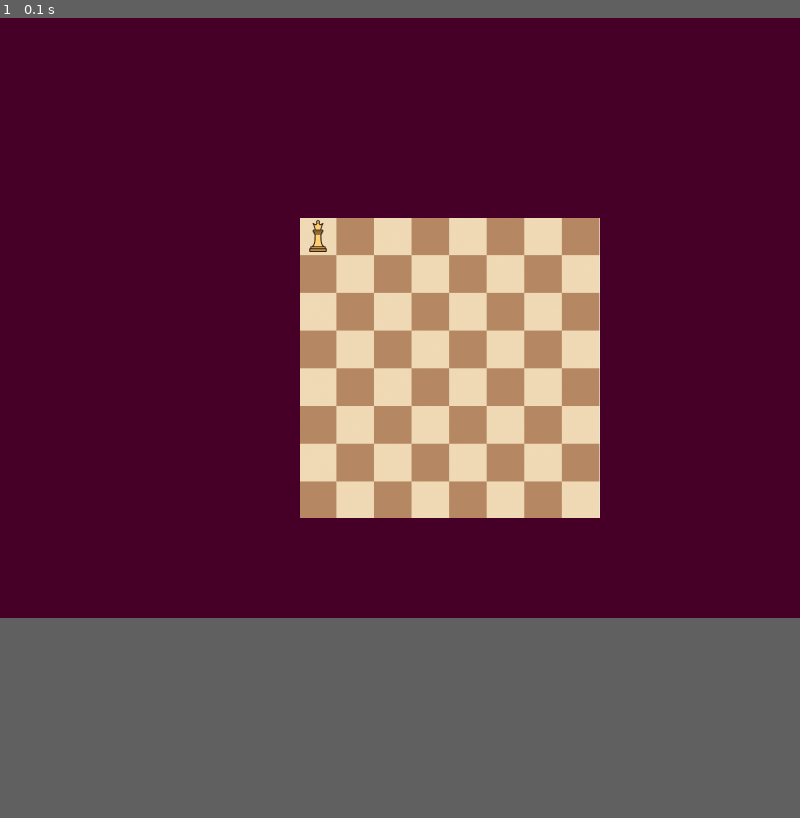
Above: before the commit, frame 1.
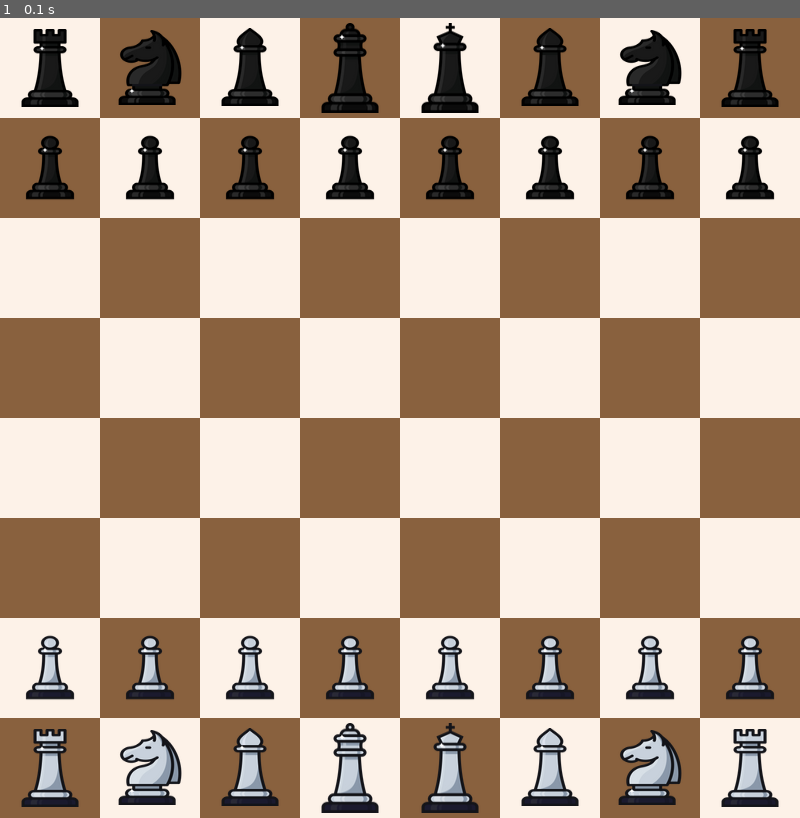
Above: after the commit, the same moment.

Repository: sankalp-sangle/Pygame-Chess
Game: pygame game, started from src/game.py
Same seed, same stepped clock (60 frames per second), same inputs: the game is played once before the commit and once after it.
Inputs:
- Up to frame 1 (0.1 s): no input
The window is 800x600 before the commit and 800x800 after it. Grey fills any space a smaller window leaves; there, only what the larger window draws over its background counts as a difference.

The runs differ from the first frame. In frame 1, 90% of the frame differs, in the area x 0-100%, y 0-100%.

Commit message:
Chess pieces in place. Next step, add movement logic

Diff:
--- /dev/null
+++ b/src/Bishop.py
@@ -0,0 +1,9 @@
+class Bishop:
+    def __init__(self, x = None, y = None, path = None, square = None):
+        self.x = x
+        self.y = y
+        self.image_path = path
+        self.image = None
+        self.square = square
+        self.height = 80
+        self.width = 96
--- /dev/null
+++ b/src/King.py
@@ -0,0 +1,9 @@
+class King:
+    def __init__(self, x = None, y = None, path = None, square = None):
+        self.x = x
+        self.y = y
+        self.image_path = path
+        self.image = None
+        self.square = square
+        self.height = 90
+        self.width = 96
--- /dev/null
+++ b/src/Knight.py
@@ -0,0 +1,9 @@
+class Knight:
+    def __init__(self, x = None, y = None, path = None, square = None):
+        self.x = x
+        self.y = y
+        self.image_path = path
+        self.image = None
+        self.square = square
+        self.height = 75
+        self.width = 96
--- /dev/null
+++ b/src/Pawn.py
@@ -0,0 +1,9 @@
+class Pawn:
+    def __init__(self, x = None, y = None, path = None, square = None):
+        self.x = x
+        self.y = y
+        self.image_path = path
+        self.image = None
+        self.square = square
+        self.height = 75
+        self.width = 96
--- /dev/null
+++ b/src/Queen.py
@@ -0,0 +1,9 @@
+class Queen:
+    def __init__(self, x = None, y = None, path = None, square = None):
+        self.x = x
+        self.y = y
+        self.image_path = path
+        self.image = None
+        self.square = square
+        self.height = 90
+        self.width = 96
--- /dev/null
+++ b/src/Rook.py
@@ -0,0 +1,9 @@
+class Rook:
+    def __init__(self, x = None, y = None, path = None, square = None):
+        self.x = x
+        self.y = y
+        self.image_path = path
+        self.image = None
+        self.square = square
+        self.height = 78
+        self.width = 96
--- a/src/chessBoard.py
+++ /dev/null
@@ -1,6 +0,0 @@
-class ChessBoard:
-    def __init__(self, x, y, path):
-        self.x = x
-        self.y = y
-        self.image_path = path
-        self.image = None
--- a/src/game.py
+++ b/src/game.py
@@ -1,58 +1,105 @@
 # Import the pygame module
 import pygame
 
-from chessBoard import ChessBoard
-from pieces import Queen
+from infra import ChessBoard, Square
+from King import King
+from Queen import Queen
+from Rook import Rook
+from Knight import Knight
+from Bishop import Bishop
+from Pawn import Pawn
+
+SQUARE_SIZE   = 100
+NO_OF_SQUARES = 8
 
 # Initialize pygame
 pygame.init()
 
 directions = [pygame.K_UP, pygame.K_DOWN, pygame.K_LEFT, pygame.K_RIGHT]
 
-def updatePosition(queen, key):
-    if key == pygame.K_UP:
-        queen.y = max(202, queen.y - 37.5)
-    if key == pygame.K_DOWN:
-        queen.y = min(502 - 37.5, queen.y + 37.5)
-    if key == pygame.K_LEFT:
-        queen.x = max(302, queen.x - 37.5)
-    if key == pygame.K_RIGHT:
-        queen.x = min(602 - 37.5, queen.x + 37.5)
+def initializeBoard():
+    board = [ [] for x in range(8) ]
+    parity = 0
+    row_number = 0
+    for row in board:
+        for column_number in range(NO_OF_SQUARES):
+            board[row_number].append(Square(False if (parity + row_number) & 1 else True, isOccupied = True, x = row_number, y = column_number))
+            parity += 1
+        row_number += 1
 
-screen = pygame.display.set_mode((800, 600))
+    return board
 
-pygame.display.set_caption("Sankalp Chess")
-icon = pygame.image.load('../img/chess.png')
-pygame.display.set_icon(icon)
+def initializePieces(board):
+    row = 1
+    for col in range(8):
+        board.squares[row][col].piece = Pawn(x = row, y = col, path = '../img/black/pawn.png', square = board.squares[row][col])
 
-addX = True
-addY = True
+    row = 0
+    board.squares[row][0].piece = Rook(x = row, y = 0, path = '../img/black/rook.png', square = board.squares[row][0])
+    board.squares[row][7].piece = Rook(x = row, y = 7, path = '../img/black/rook.png', square = board.squares[row][7])
+    board.squares[row][1].piece = Knight(x = row, y = 1, path = '../img/black/knight.png', square = board.squares[row][1])
+    board.squares[row][6].piece = Knight(x = row, y = 6, path = '../img/black/knight.png', square = board.squares[row][6])
+    board.squares[row][2].piece = Bishop(x = row, y = 2, path = '../img/black/bishop.png', square = board.squares[row][2])
+    board.squares[row][5].piece = Bishop(x = row, y = 5, path = '../img/black/bishop.png', square = board.squares[row][5])
+    board.squares[row][3].piece = Queen(x = row, y = 3, path = '../img/black/queen.png', square = board.squares[row][3])
+    board.squares[row][4].piece = King(x = row, y = 4, path = '../img/black/king.png', square = board.squares[row][4])
 
-state_running = True
+    row = 6
+    for col in range(8):
+        board.squares[row][col].piece = Pawn(x = row, y = col, path = '../img/white/pawn.png', square = board.squares[row][col])
 
-chessBoard = ChessBoard(300, 200, '../img/chessboard.png')
-chessBoard.image = pygame.image.load(chessBoard.image_path)
+    row = 7
+    board.squares[row][0].piece = Rook(x = row, y = 0, path = '../img/white/rook.png', square = board.squares[row][0])
+    board.squares[row][7].piece = Rook(x = row, y = 7, path = '../img/white/rook.png', square = board.squares[row][7])
+    board.squares[row][1].piece = Knight(x = row, y = 1, path = '../img/white/knight.png', square = board.squares[row][1])
+    board.squares[row][6].piece = Knight(x = row, y = 6, path = '../img/white/knight.png', square = board.squares[row][6])
+    board.squares[row][2].piece = Bishop(x = row, y = 2, path = '../img/white/bishop.png', square = board.squares[row][2])
+    board.squares[row][5].piece = Bishop(x = row, y = 5, path = '../img/white/bishop.png', square = board.squares[row][5])
+    board.squares[row][3].piece = Queen(x = row, y = 3, path = '../img/white/queen.png', square = board.squares[row][3])
+    board.squares[row][4].piece = King(x = row, y = 4, path = '../img/white/king.png', square = board.squares[row][4])
 
-queen = Queen(302,202,'../img/queen.png')
-queen.image = pygame.image.load(queen.image_path)
+def main():
+    screen = pygame.display.set_mode((SQUARE_SIZE * 8, SQUARE_SIZE * 8))
+
+    pygame.display.set_caption("Sankalp Chess")
+    icon = pygame.image.load('../img/chess.png')
+    pygame.display.set_icon(icon)
+
+    board = ChessBoard()
+    board.squares = initializeBoard()
+    initializePieces(board)
+
+    for row in range(len(board.squares)):
+        for col in range(len(board.squares[0])):
+            square = board.squares[row][col]
+            square.image = pygame.image.load(square.image_path)
+            if square.piece:
+                square.piece.image = pygame.image.load(square.piece.image_path)
 
 
-screen.fill((70,0,40))
+    state_running = True
+
+    while state_running:
+        printBoard(screen, board)
+
+        events = pygame.event.get()
+        for event in events:
+            if event.type == pygame.QUIT:
+                state_running = False
+            if event.type == pygame.KEYDOWN:
+                if event.key in directions:
+                    updatePosition(queen, event.key)
 
 
+        pygame.display.update()
 
+def printBoard(screen, board):
+    for row in range(len(board.squares)):
+        for col in range(len(board.squares[0])):
+            square = board.squares[row][col]
+            screen.blit(square.image, (square.y * SQUARE_SIZE, square.x * SQUARE_SIZE))
+            if square.piece:
+                screen.blit(square.piece.image, (square.y * SQUARE_SIZE + (SQUARE_SIZE - square.piece.width) / 2, square.x * SQUARE_SIZE + (SQUARE_SIZE - square.piece.height) / 2))
 
-while state_running:
-    screen.blit(chessBoard.image, (chessBoard.x, chessBoard.y))
-    screen.blit(queen.image, (queen.x, queen.y))
-
-    events = pygame.event.get()
-    for event in events:
-        if event.type == pygame.QUIT:
-            state_running = False
-        if event.type == pygame.KEYDOWN:
-            if event.key in directions:
-                updatePosition(queen, event.key)
-
-
-    pygame.display.update()
+if __name__ == "__main__":
+    main()
--- /dev/null
+++ b/src/infra.py
@@ -0,0 +1,19 @@
+class ChessBoard:
+    def __init__(self, squares = []):
+        self.squares = squares
+
+class Square:
+    def __init__(self, isWhite = None, isOccupied = None, x = None, y = None, piece = None):
+        self.isWhite = isWhite
+        self.isOccupied = isOccupied
+        self.piece = isOccupied
+        self.x = x
+        self.y = y
+        self.piece = piece
+        self.image_path = None
+        self.image = None
+
+        if isWhite:
+            self.image_path = "../img/white.png"
+        else:
+            self.image_path = "../img/black.png"
--- a/src/pieces.py
+++ b/src/pieces.py
@@ -1,41 +1,59 @@
 class Pawn:
-    def __init__(self, x, y, path):
+    def __init__(self, x = None, y = None, path = None, square = None):
         self.x = x
         self.y = y
         self.image_path = path
         self.image = None
+        self.square = square
+        self.height = 75
+        self.width = 96
 
 class Rook:
-    def __init__(self, x, y, path):
+    def __init__(self, x = None, y = None, path = None, square = None):
         self.x = x
         self.y = y
         self.image_path = path
         self.image = None
+        self.square = square
+        self.height = 78
+        self.width = 96
 
-class Horse:
-    def __init__(self, x, y, path):
+class Knight:
+    def __init__(self, x = None, y = None, path = None, square = None):
         self.x = x
         self.y = y
         self.image_path = path
         self.image = None
+        self.square = square
+        self.height = 75
+        self.width = 96
 
 class Bishop:
-    def __init__(self, x, y, path):
+    def __init__(self, x = None, y = None, path = None, square = None):
         self.x = x
         self.y = y
         self.image_path = path
         self.image = None
+        self.square = square
+        self.height = 80
+        self.width = 96
 
 class King:
-    def __init__(self, x, y, path):
+    def __init__(self, x = None, y = None, path = None, square = None):
         self.x = x
         self.y = y
         self.image_path = path
         self.image = None
+        self.square = square
+        self.height = 96
+        self.width = 96
 
 class Queen:
-    def __init__(self, x, y, path):
+    def __init__(self, x = None, y = None, path = None, square = None):
         self.x = x
         self.y = y
         self.image_path = path
         self.image = None
+        self.square = square
+        self.height = 96
+        self.width = 96
Binary file added: img/black.png
Binary file added: img/black/bishop.png
Binary file added: img/black/king.png
Binary file added: img/black/knight.png
Binary file added: img/black/pawn.png
Binary file added: img/black/queen.png
Binary file added: img/black/rook.png
Binary file removed: img/chessboard.png
Binary file added: img/white.png
Binary file added: img/white/bishop.png
Binary file added: img/white/king.png
Binary file added: img/white/knight.png
(and 3 more such lines)
